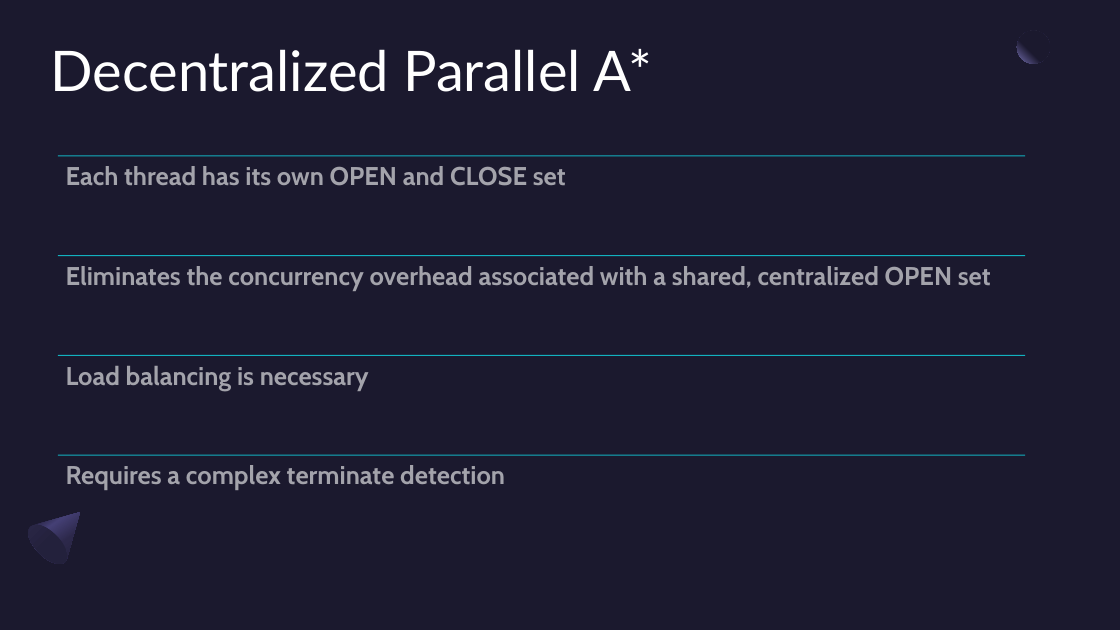
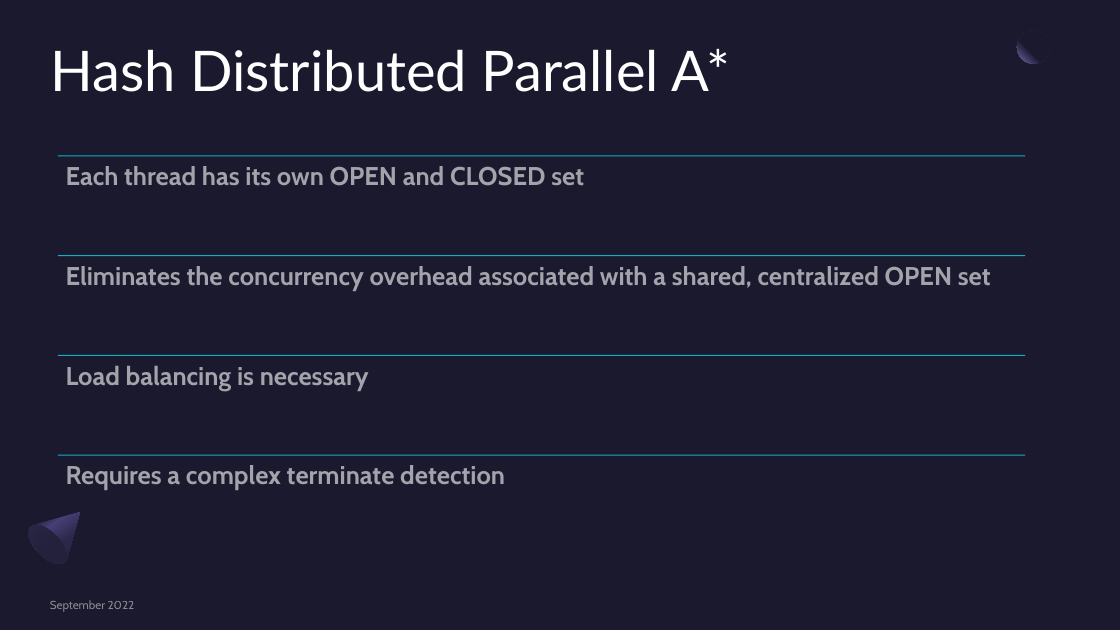
Before and after one commit to Salvo-kun/a-star, a slide deck: slide 15 of presentation/astar_slides.pptx (slide 16 before the commit). Drawn at 1120x630 pixels with LibreOffice and Linux fonts; fonts in the diff are those of the drawing. Boxes give left, top, right and bottom in pixels: in the first picture for what was removed or moved away, otherwise in the second. Text is boxed around its words. In the diff, an @@ line names an element or a change of style, - is before the commit and + after.

```diff
--- a/presentation/astar_slides.pptx
+++ b/presentation/astar_slides.pptx
@@ title at (x1=51, y1=49, x2=730, y2=92): text changed @@
-Decentralized Parallel A*
+Hash Distributed Parallel A*
@@ text at (x1=66, y1=166, x2=584, y2=186): text changed @@
-Each thread has its own OPEN and CLOSE set
+Each thread has its own OPEN and CLOSED set
@@ text added at (x1=50, y1=600, x2=135, y2=612), 10 pt, text #A6A6A6 at 80% opacity @@
+September 2022
```
Also in this commit, not shown: 24 other slides changed, 6 slides added, 5 slides removed, 3 other files.
